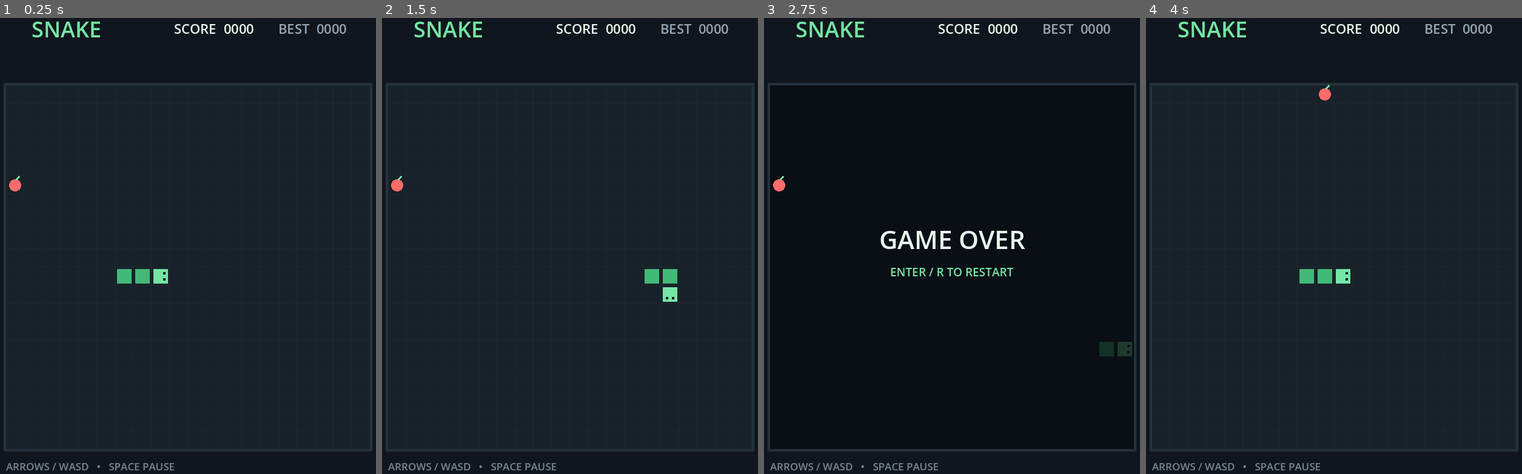
Above: before the commit, frames 1-4 (left to right).
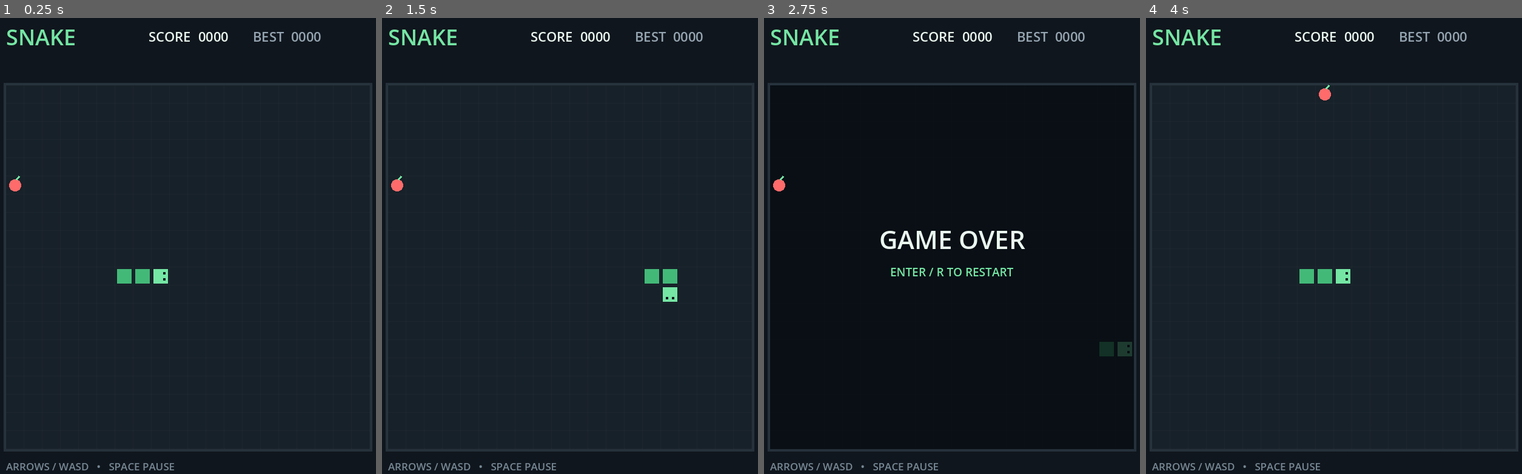
Above: after the commit, the same moments.

Repository: 1iuke/snake
Game: Godot game, scene res://main.tscn
Same seed, same stepped clock (60 frames per second), same inputs: the game is played once before the commit and once after it.
Inputs:
- Up to frame 1 (0.25 s): no input
- Up to frame 2 (1.5 s): tap Enter (restart_game) at 0.5 s; hold D (move_right) 0.53-1.28 s; tap M at 0.6, 1.35 s; hold S (move_down) from 1.28 s (still down)
- Up to frame 3 (2.75 s): release S (move_down) at 2.03 s; hold D (move_right) from 2.03 s (still down); tap M at 2.1 s
- Up to frame 4 (4 s): release D (move_right) at 2.78 s; hold W (move_up) 2.78-3.53 s; tap M at 2.85, 3.6 s; tap Enter (restart_game) at 3.5 s; hold A (move_left) from 3.53 s (still down)

The runs differ from the first frame. In frame 1, 1.3% of the frame differs, in the area x 1-93%, y 0-6%; in frame 2, 1.3%; in frame 3, 1.3%; in frame 4, 1.3%.

Commit message:
Lesson9: 让最高分跨越游戏重启

Diff:
--- a/hud.tscn
+++ b/hud.tscn
@@ -17,6 +17,8 @@
 anchors_preset = 15
 anchor_right = 1.0
 anchor_bottom = 1.0
+offset_right = 640.0
+offset_bottom = 85.0
 grow_horizontal = 2
 grow_vertical = 2
 theme_override_constants/margin_left = 60
--- a/main.tscn
+++ b/main.tscn
@@ -11,11 +11,9 @@
 [node name="MoveTimer" type="Timer" parent="." unique_id=557227788]
 
 [node name="Hud" parent="." unique_id=1496063164 instance=ExtResource("2_0xm2m")]
-anchors_preset = 15
-offset_left = 362.0
-offset_top = 29.0
-offset_right = 362.0
-offset_bottom = 29.0
+anchors_preset = 10
+anchor_bottom = 0.0
+grow_vertical = 1
 
 [connection signal="score_changed" from="." to="Hud" method="_on_snake_game_score_changed"]
 [connection signal="timeout" from="MoveTimer" to="." method="_on_move_timer_timeout"]
Not shown, changed: RESOURCES.md
Not shown, added: lessons/0009-persist-high-score.html
Not shown, added: 开发一个贪吃蛇 基于Godot.md
